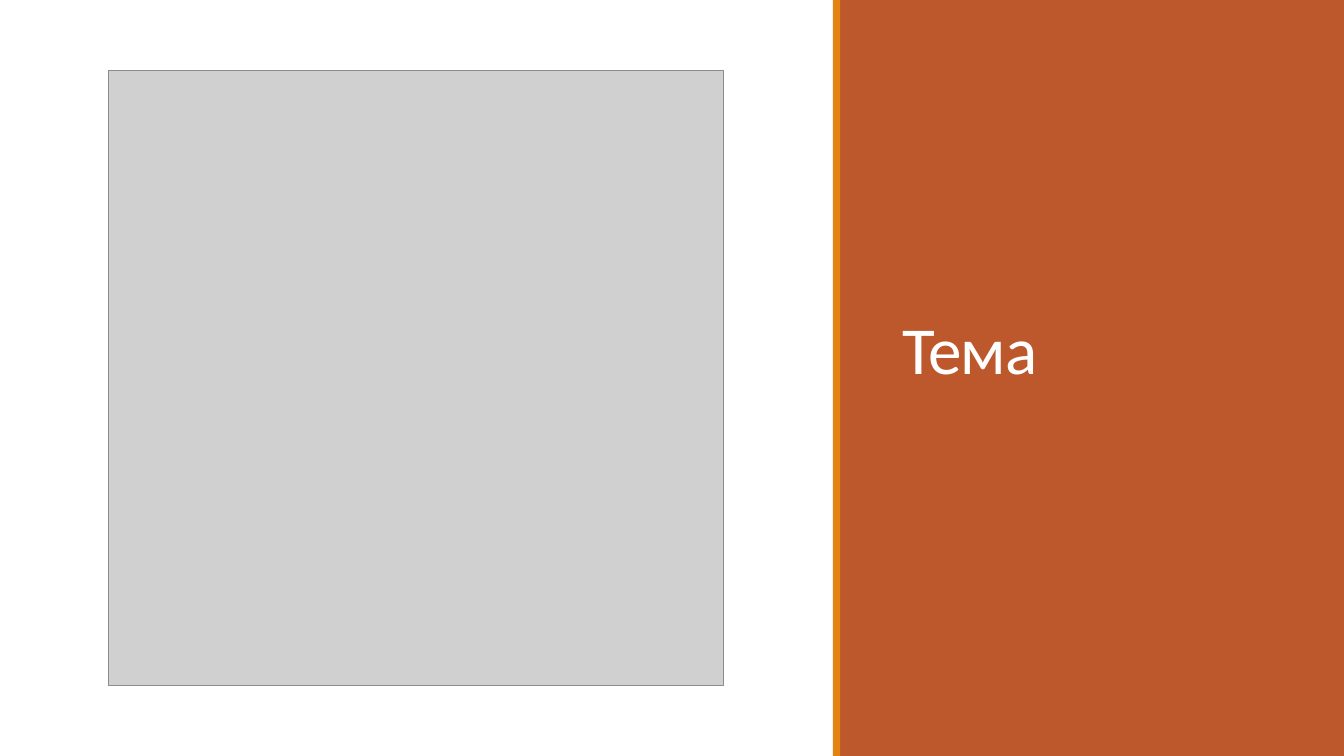
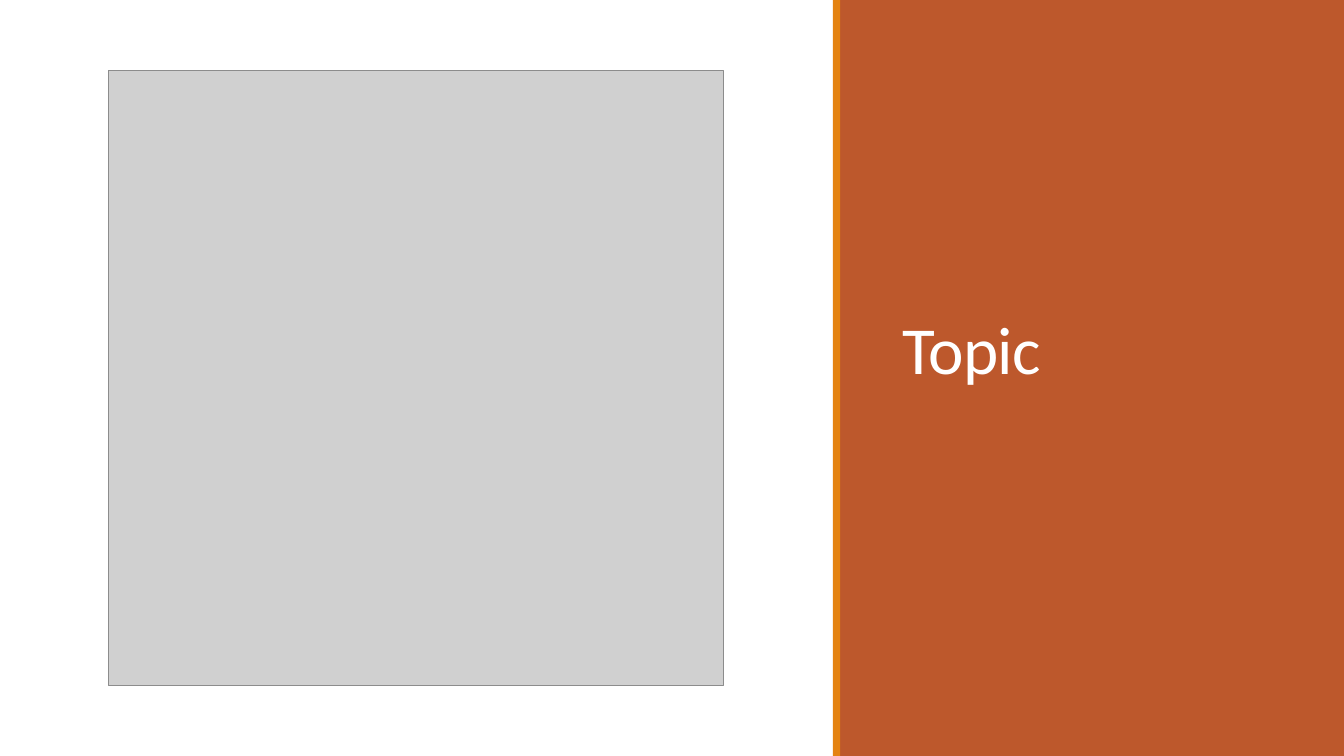
Before and after one commit to INMihaylov19/Dos, a slide deck: slide 3 of Documents/Presentation.pptx. Drawn at 1344x756 pixels with LibreOffice and Linux fonts; fonts in the diff are those of the drawing; grey boxes stand for pictures. Boxes give left, top, right and bottom in pixels: in the first picture for what was removed or moved away, otherwise in the second. Text is boxed around its words. In the diff, an @@ line names an element or a change of style, - is before the commit and + after.

```diff
--- a/Documents/Presentation.pptx
+++ b/Documents/Presentation.pptx
@@ title at (903,328,1041,385): text changed @@
-Тема
+Topic
```
Also in this commit, not shown: 5 other slides changed.
